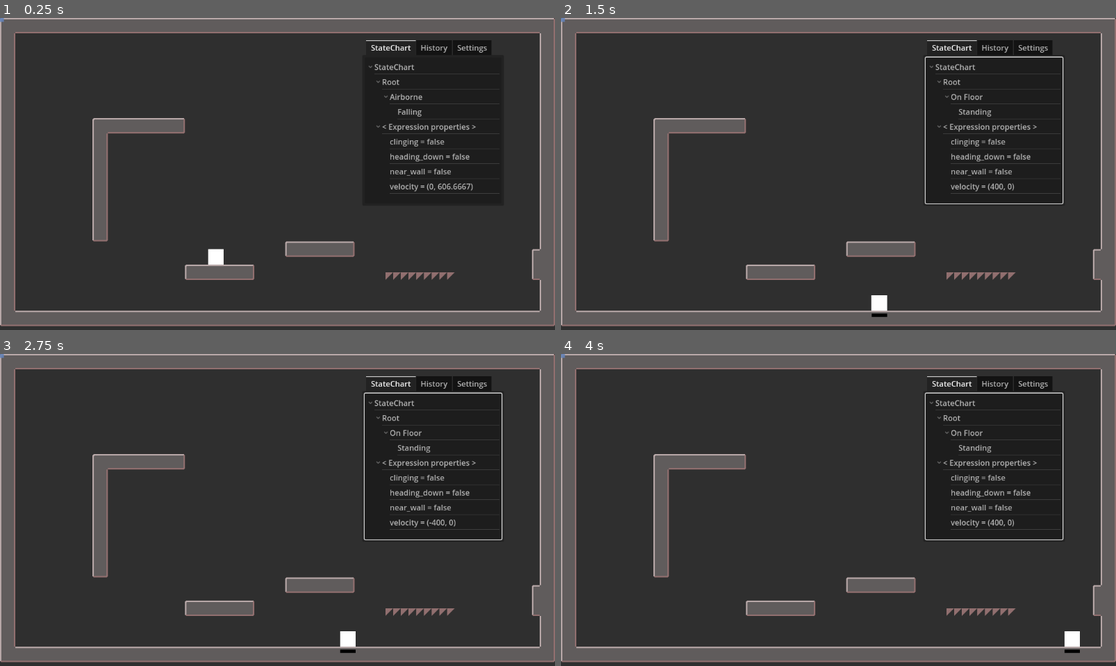
Above: before the commit, frames 1-4 (two rows, left to right).
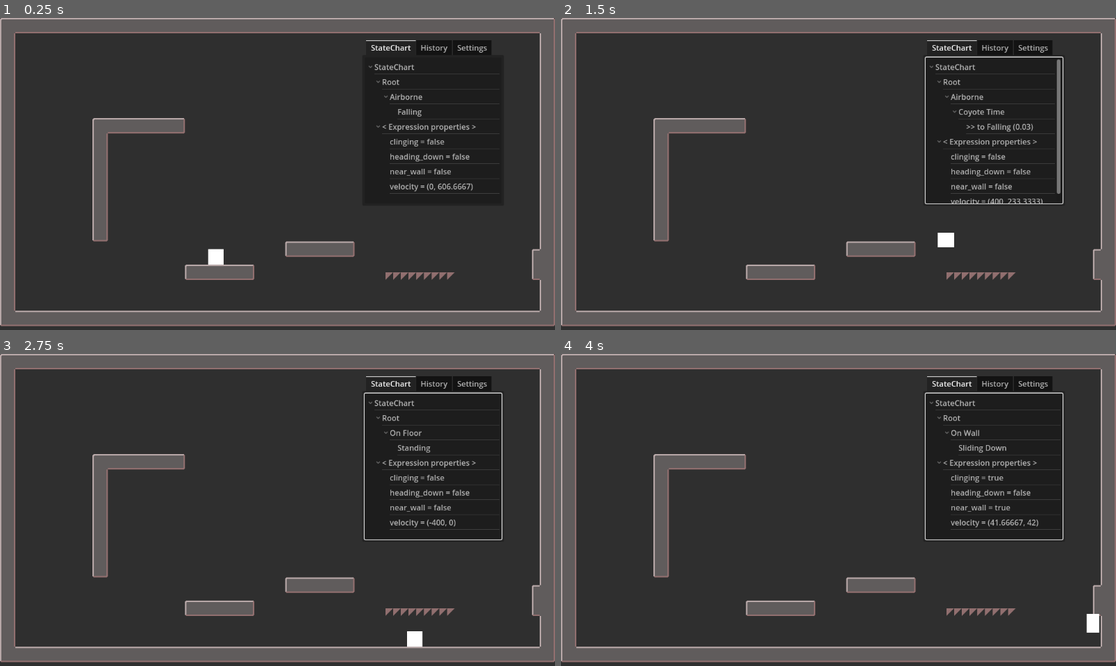
Above: after the commit, the same moments.

Repository: notapixelstudio/plattoformo_due
Game: Godot game, scene res://levels/Level.tscn
The game is run twice, just before and just after one commit, with the same random seed, the same clock (stepped at 60 frames per second) and the same inputs.
Inputs (mouse positions are in pixels of both pictures, inside the frame that each line leads up to):
- Up to frame 1 (0.25 s): no input
- Up to frame 2 (1.5 s): tap Enter at 0.5 s; move the mouse to (960, 158) at 0.52 s; hold Shift 0.53-1.28 s; hold Right (p1_right) from 0.53 s (still down); click (960, 158) at 0.67 s; tap C (p1_jump, bound only after the commit) at 0.77 s; move the mouse to (727, 189) at 1.27 s; tap Shift at 1.35 s
- Up to frame 3 (2.75 s): tap C (p1_jump, bound only after the commit) at 1.52 s; move the mouse to (333, 441) at 2.02 s; release Right (p1_right) at 2.03 s; hold Left (p1_left) from 2.03 s (still down); hold Shift from 2.03 s (still down)
- Up to frame 4 (4 s): move the mouse to (810, 572) at 2.77 s; release Left (p1_left) at 2.78 s; release Shift at 2.78 s; hold Right (p1_right) from 2.78 s (still down); tap Shift at 2.85 s; click (810, 572) at 2.92 s; tap C (p1_jump, bound only after the commit) at 3.02, 3.77 s; move the mouse to (1005, 556) at 3.52 s; hold Shift from 3.53 s (still down)

The runs differ from the first frame. In frame 1, less than 0.1% of the frame differs, in the area x 0-1%, y 0-2%; in frame 2, 1.7%, in the area x 0-90%, y 0-96%; in frame 3, 0.3%; in frame 4, 0.6%.

Commit message:
fix(controls): Jump moved to C button.
SPACE do not register key presses if both DOWN and LEFT (or RIGHT) are held down on some keyboards.

Diff:
--- a/actors/Hero.tscn
+++ b/actors/Hero.tscn
@@ -177,6 +177,7 @@
 texture = ExtResource("1_dfj8s")
 
 [node name="DebugSprites" type="Node2D" parent="."]
+visible = false
 script = SubResource("GDScript_kt0gi")
 
 [node name="OnFloor" type="Sprite2D" parent="DebugSprites"]
@@ -361,6 +362,7 @@
 
 [node name="TileDebug" type="Sprite2D" parent="Node"]
 unique_name_in_owner = true
+visible = false
 modulate = Color(0, 0.6, 1, 0.415686)
 texture = ExtResource("1_dfj8s")
 region_enabled = true
@@ -368,6 +370,7 @@
 
 [node name="CollisionTileDebug" type="Sprite2D" parent="Node"]
 unique_name_in_owner = true
+visible = false
 modulate = Color(1, 0.109804, 0.701961, 0.415686)
 texture = ExtResource("1_dfj8s")
 region_enabled = true
@@ -375,6 +378,7 @@
 
 [node name="CollisionTileDebug2" type="Sprite2D" parent="Node"]
 unique_name_in_owner = true
+visible = false
 modulate = Color(0, 0.705882, 0.168627, 0.415686)
 texture = ExtResource("1_dfj8s")
 region_enabled = true
@@ -382,6 +386,7 @@
 
 [node name="CollisionTileDebug3" type="Sprite2D" parent="Node"]
 unique_name_in_owner = true
+visible = false
 modulate = Color(0.498039, 0.517647, 1, 0.415686)
 texture = ExtResource("1_dfj8s")
 region_enabled = true
--- a/project.godot
+++ b/project.godot
@@ -49,7 +49,7 @@
 }
 p1_jump={
 "deadzone": 0.5,
-"events": [Object(InputEventKey,"resource_local_to_scene":false,"resource_name":"","device":-1,"window_id":0,"alt_pressed":false,"shift_pressed":false,"ctrl_pressed":false,"meta_pressed":false,"pressed":false,"keycode":32,"physical_keycode":0,"key_label":0,"unicode":32,"echo":false,"script":null)
+"events": [Object(InputEventKey,"resource_local_to_scene":false,"resource_name":"","device":-1,"window_id":0,"alt_pressed":false,"shift_pressed":false,"ctrl_pressed":false,"meta_pressed":false,"pressed":false,"keycode":67,"physical_keycode":0,"key_label":0,"unicode":99,"echo":false,"script":null)
 , Object(InputEventJoypadButton,"resource_local_to_scene":false,"resource_name":"","device":-1,"button_index":0,"pressure":0.0,"pressed":false,"script":null)
 ]
 }
